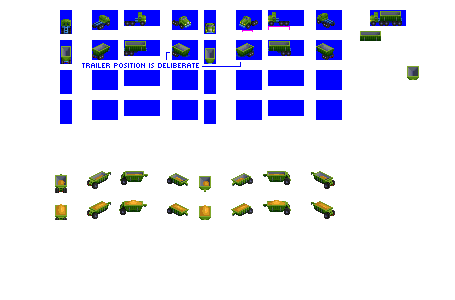
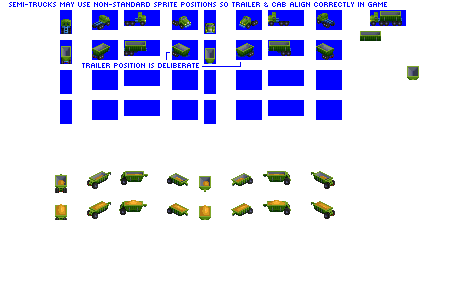
Two versions of the same layered image (455 × 300). Layer-by-layer changes:
added layer "Semi-trucks may use non-standard sprite positions so trailer &" above "Layer 1" over <box>9,2,387,7</box>
painted on "Layer 1" over <box>242,26,290,32</box>
